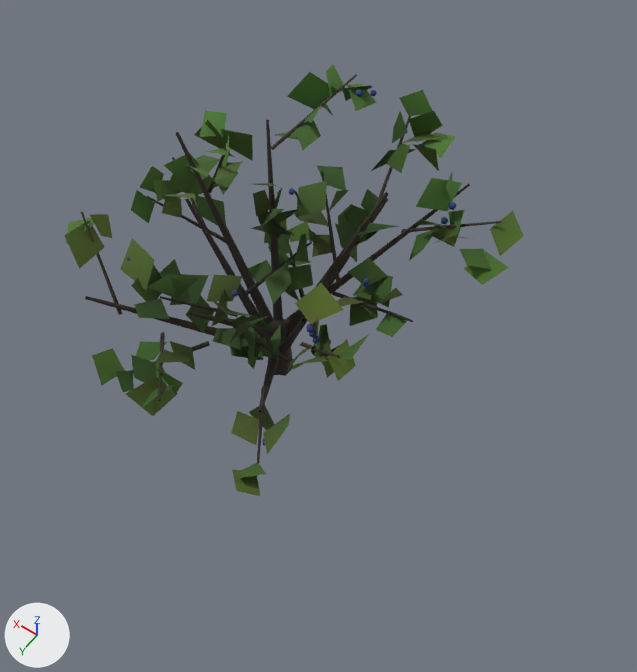
The glTF model public/ark/assets/v1/plants/bush-blueberry-a.lod1.glb as it was, and as the next commit left it.
Camera for both pictures: a camera (50 mm lens) standing at (-0.921, 1.109, 1.973) and looking at (-0.151, 0.032, 0.28). The axes (+X, +Y, +Z) are drawn at lower left. The lights are the same throughout. The first picture is the older version.
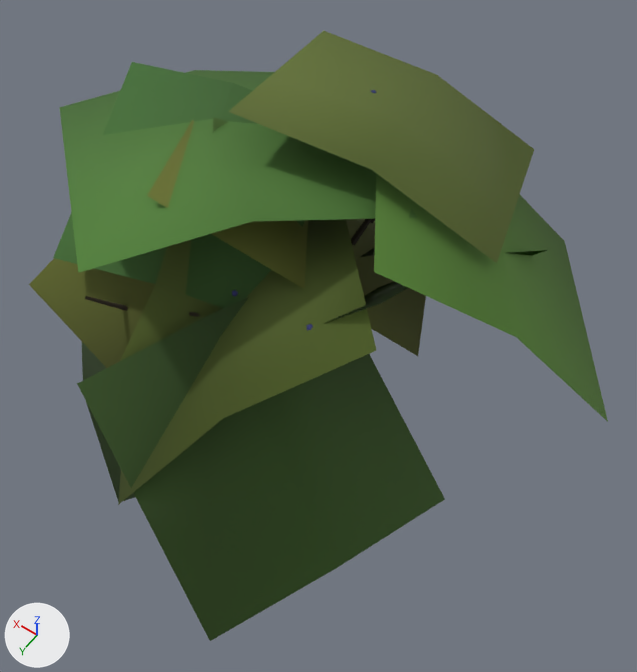
What differs and where, as boxes [x1, y1, x2, y2] in the pictures (637 x 672 px):
'Mesh_0', reshaped (26% wider, 41% taller)
    before: [64, 64, 523, 496]
    after: [29, 31, 608, 641]
part 1 of me_mesh_0, deleted (green)
    before: [64, 64, 523, 496]
part 2 of me_mesh_0, added (green)
    after: [29, 31, 608, 641]

What the commit changed:
me_mesh_0 is used by ob_mesh_0; location (0.0, 0.0, 0.0).
me_mesh_0 had 1077 vertices, 1036 faces and spanned x -0.496..0.424, y -0.446..0.474, z 0.0..0.773.
me_mesh_0 now has 501 vertices, 702 faces and spans x -0.834..0.626, y -0.674..0.724, z -0.223..0.834.
me_mesh_0 part 1: 155 loose pieces with 660 vertices, spanning x -0.496..0.424, y -0.446..0.474, z 0.131..0.773, are deleted.
Part 2, on me_mesh_0:
84 vertices are added at x -0.834..0.626, y -0.674..0.724, z -0.223..0.834.
56 new faces join them.
